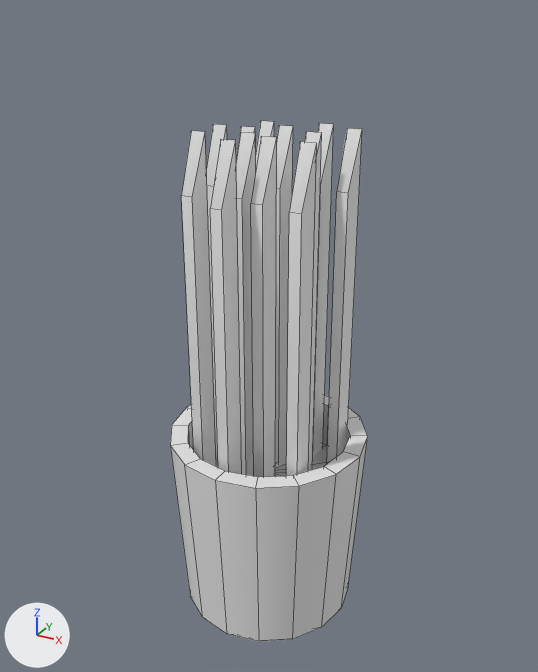
Renders of the FBX model Project Oligarch/Assets/Art Assets/General Assets/Plant 3.fbx from each side of a commit.
One viewpoint serves both versions: a 50 mm camera at (0.774, -1.399, 1.245) aimed at (-0.009, 0.024, 0.534). The axes (+X, +Y, +Z) are drawn at lower left. The lights are the same throughout. Mesh edges are drawn as thin lines. Where no turn or scale is listed for an object, it has been applied to the vertices.

The scene before the commit, as lines of its bpy script (objects in view):
```python
me_mesh = bpy.data.meshes.new('Mesh')
me_mesh.from_pydata(...)  # 177 vertices, 152 faces; spans x -0.244..0.245, y -0.241..0.248, z -0.234..1.01
ob_plant_3 = bpy.data.objects.new('Plant_3', me_mesh)
ob_plant_3.location = (0.0, 0.0, 0.0)
```
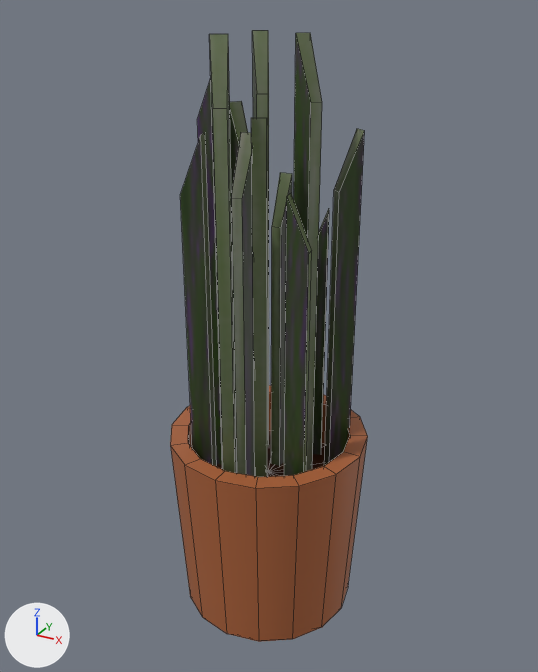
The newer file is also turned or shifted as a whole; pictures and numbers use the older file's frame.

What differs and where, as boxes [x1, y1, x2, y2] in the pictures (538 x 672 px; the box of a moved part takes in the faces that stretch with it):
'Plant_3', recoloured, reshaped, surface changed (grey to brown, 17% taller)
    before: [170, 121, 368, 642]
    after: [170, 30, 368, 642]
part 1 of me_mesh, moved or reshaped
    before: [286, 141, 317, 476]
    after: [284, 193, 312, 476]
part 2 of me_mesh, moved or reshaped
    before: [327, 128, 362, 463]
    after: [324, 129, 364, 466]
part 3 of me_mesh, moved or reshaped
    before: [305, 131, 322, 470]
    after: [294, 33, 322, 471]
part 4 of me_mesh, moved or reshaped
    before: [313, 123, 334, 457]
    after: [313, 209, 329, 454]
part 5 of me_mesh, moved or reshaped
    before: [251, 136, 277, 477]
    after: [251, 117, 267, 477]
part 6 of me_mesh, moved or reshaped
    before: [275, 125, 293, 464]
    after: [271, 172, 292, 466]
part 7 of me_mesh, moved or reshaped
    before: [236, 126, 255, 161]
    after: [230, 101, 248, 190]
part 8 of me_mesh, moved or reshaped
    before: [210, 139, 242, 474]
    after: [209, 34, 237, 473]
part 9 of me_mesh, moved or reshaped
    before: [256, 121, 274, 168]
    after: [252, 30, 269, 447]
part 10 of me_mesh, moved or reshaped
    before: [181, 131, 216, 466]
    after: [180, 132, 217, 467]
part 11 of me_mesh, moved or reshaped
    before: [206, 124, 227, 459]
    after: [197, 79, 222, 465]
part 12 of me_mesh, surface changed (grey to brown)
    both: [170, 132, 368, 642]

Patch to the scene script:
```diff
--- a/Project Oligarch/Assets/Art Assets/General Assets/Plant 3.fbx.py
+++ b/Project Oligarch/Assets/Art Assets/General Assets/Plant 3.fbx.py
@@ img_materials_tif @@
+img_materials_tif = load_image('Materials.tif', '_unpacked/Materials.tif', 512, 512, 'sRGB')
@@ mat_default_material @@
+mat_default_material = bpy.data.materials.new('Default_Material')
+# uses the picture img_materials_tif
@@ me_mesh @@
 # used by ob_plant_3; location = (0.0, 0.0, 0.0)
-me_mesh.from_pydata(...)  # 177 vertices, 152 faces; spans x -0.244..0.245, y -0.241..0.248, z -0.234..1.01
+me_mesh.from_pydata(...)  # 177 vertices, 152 faces; spans x -0.244..0.245, y -0.241..0.248, z -0.234..1.201
+# me_mesh part 1: the loose piece of 8 vertices spanning x 0.117..0.152, y -0.129..-0.078, z -0.142..1.01 is turned 100.8 degrees about the z axis through its middle and scaled by 0.888, then moved by (-0.008, 0.01, -0.036)
+# me_mesh part 2: the loose piece of 8 vertices spanning x 0.125..0.16, y 0.078..0.129, z -0.142..1.01 is turned -40.5 degrees about the z axis through its middle
+# me_mesh part 3: the loose piece of 8 vertices spanning x 0.07..0.105, y -0.007..0.044, z -0.142..1.01 is turned 61 degrees about the z axis through its middle, then moved by (0.0, 0.0, 0.192)
+# me_mesh part 4: the loose piece of 8 vertices spanning x 0.04..0.075, y 0.119..0.17, z -0.142..1.01 is turned -63.4 degrees about the z axis through its middle and scaled by 0.884, then moved by (0.0, 0.0, -0.124)
+# me_mesh part 5: the loose piece of 8 vertices spanning x 0.017..0.052, y -0.105..-0.054, z -0.142..1.01 is turned -149.5 degrees about the z axis through its middle and scaled by 0.857, then moved by (-0.013, 0.007, 0.123)
+# me_mesh part 6: the loose piece of 8 vertices spanning x -0.024..0.011, y 0.047..0.098, z -0.142..1.01 is scaled about its middle by 0.888, then moved by (0.008, -0.01, -0.036)
+# me_mesh part 7: the loose piece of 8 vertices spanning x -0.089..-0.054, y -0.007..0.044, z -0.142..1.01 is turned 65.3 degrees about the z axis through its middle, then moved by (0.0, 0.0, 0.053)
+# me_mesh part 8: the loose piece of 8 vertices spanning x -0.035..0.0, y -0.178..-0.126, z -0.142..1.01 is turned 30.9 degrees about the z axis through its middle, then moved by (0.0, 0.0, 0.192)
+# me_mesh part 9: the loose piece of 8 vertices spanning x -0.095..-0.06, y 0.089..0.141, z -0.142..1.01 is turned 34.6 degrees about the z axis through its middle, then moved by (0.0, 0.0, 0.192)
+# me_mesh part 10: the loose piece of 8 vertices spanning x -0.148..-0.113, y -0.114..-0.063, z -0.142..1.01 is turned -71.8 degrees about the z axis through its middle
+# me_mesh part 11: the loose piece of 8 vertices spanning x -0.161..-0.126, y -0.007..0.044, z -0.142..1.01 is turned -76 degrees about the z axis through its middle and scaled by 0.968, then moved by (0.013, -0.032, 0.162)
+# me_mesh part 12: texture (UV) coordinates of 152 of 152 faces, centred in x -0.221..0.222, y -0.218..0.226, z -0.21..0.946, changed; they spanned u 0.03..0.35, v 0.02..0.54 and now span u 0.0..1.0, v 0.0..0.66
+me_mesh.materials.append(mat_default_material)
```
